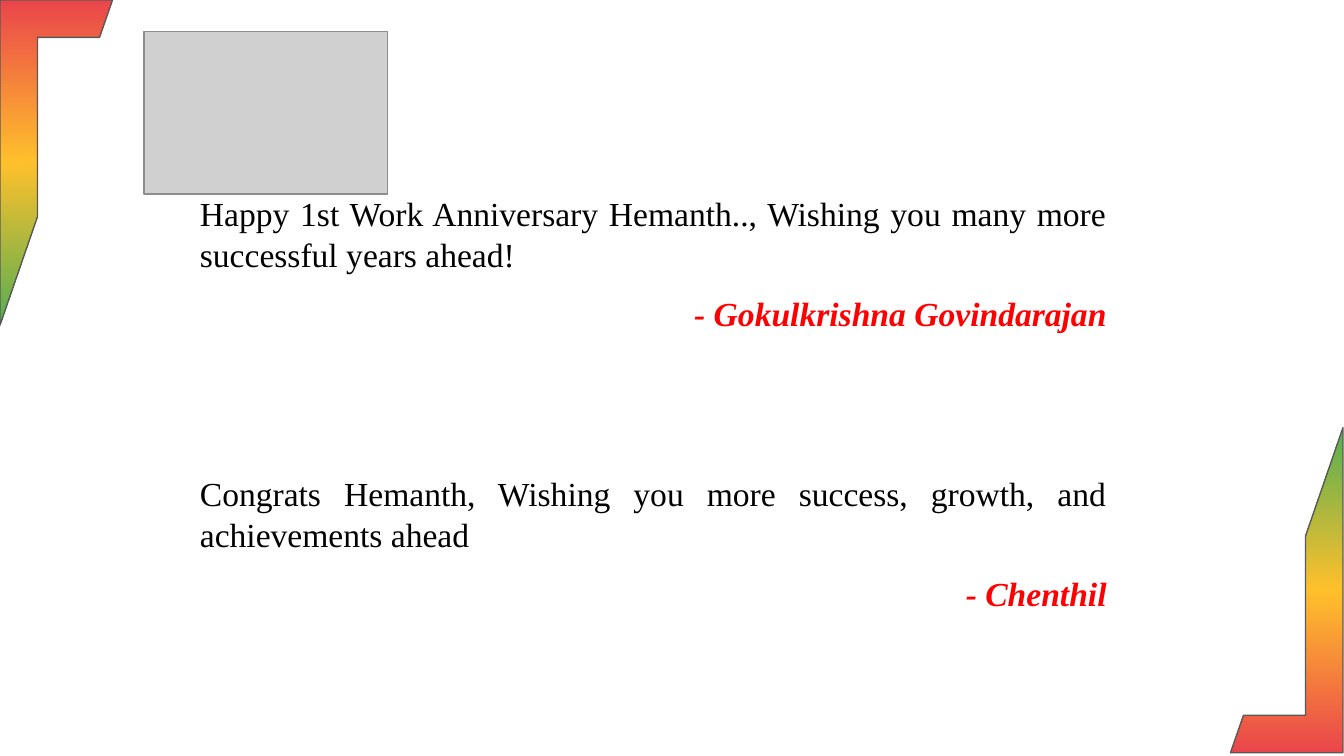
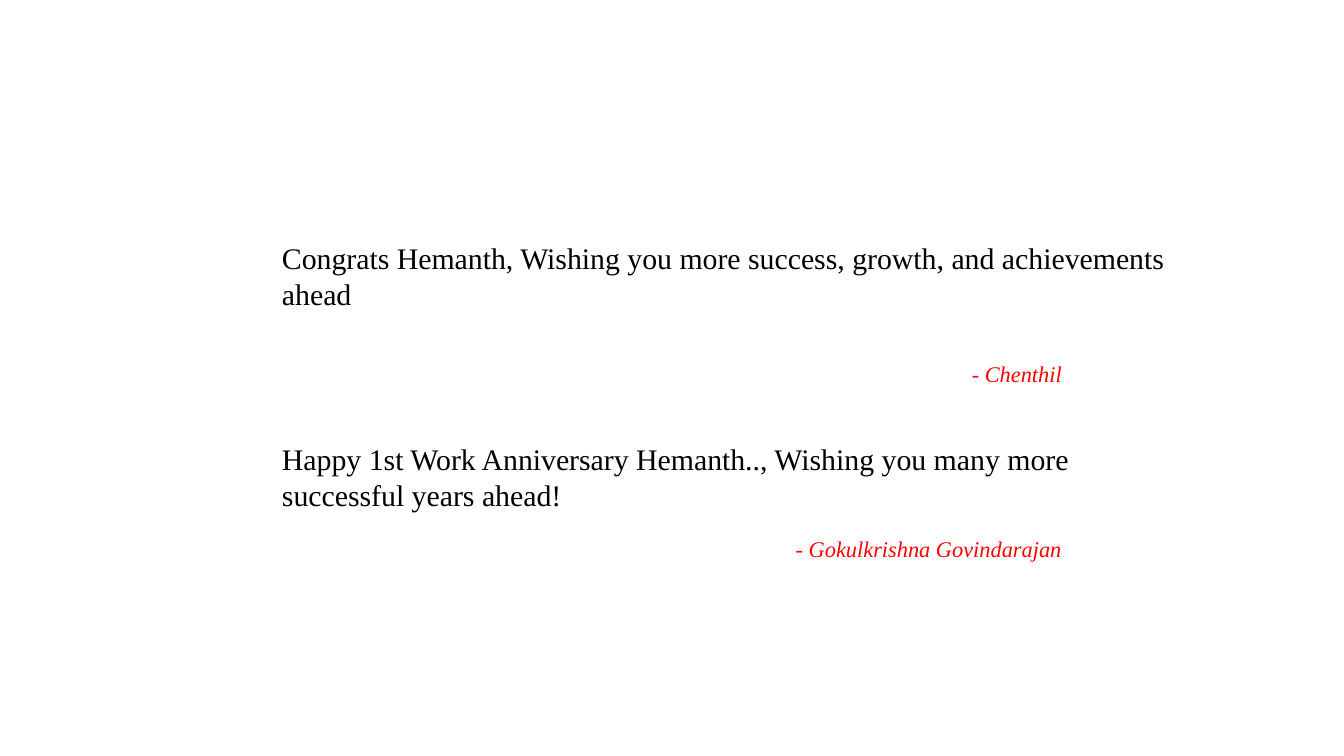
Before and after one commit to Harisudhan23/HR-automation-UI, a slide deck: slide 8 of media/Final_Anniversary_Presentation.pptx (slide 9 before the commit). Drawn at 1344x756 pixels with LibreOffice and Linux fonts; fonts in the diff are those of the drawing; grey boxes stand for pictures; background and template pictures are left out. Boxes give left, top, right and bottom in pixels: in the first picture for what was removed or moved away, otherwise in the second. Text is boxed around its words. In the diff, an @@ line names an element or a change of style, - is before the commit and + after.

```diff
--- a/media/Final_Anniversary_Presentation.pptx
+++ b/media/Final_Anniversary_Presentation.pptx
@@ half frame removed at [0, 0, 113, 325] @@
@@ picture removed at [144, 31, 388, 194] @@
@@ text "Congrats Hemanth, Wishing you more ..." at [282, 248, 1164, 306]: size 18 to 16 pt; alignment justified to left @@
@@ text "Congrats Hemanth, Wishing you more ...": place and size @@
-text "Congrats Hemanth, Wishing you more ..." at [200, 482, 1105, 548]
+text "Congrats Hemanth, Wishing you more ..." at [282, 248, 1164, 306]
@@ text "- Chenthil" at [985, 366, 1062, 383]: size 18 to 12 pt, bold off @@
@@ text "- Chenthil": place and size @@
-text "- Chenthil" at [985, 582, 1106, 607]
+text "- Chenthil" at [985, 366, 1062, 383]
@@ text "Happy 1st Work Anniversary Hemanth.., ...": place and size @@
-text "Happy 1st Work Anniversary Hemanth.., ..." at [200, 202, 1106, 273]
+text "Happy 1st Work Anniversary Hemanth.., ..." at [282, 449, 1068, 512]
@@ text "Happy 1st Work Anniversary Hemanth.., ..." at [282, 449, 1068, 512]: size 18 to 16 pt; alignment justified to left @@
@@ half frame removed at [1231, 427, 1344, 753] @@
@@ text "- Gokulkrishna Govindarajan": place and size @@
-text "- Gokulkrishna Govindarajan" at [714, 302, 1106, 332]
+text "- Gokulkrishna Govindarajan" at [809, 541, 1061, 562]
@@ text "- Gokulkrishna Govindarajan" at [809, 541, 1061, 562]: size 18 to 12 pt, bold off @@
```
Also in this commit, not shown: 8 other slides changed, 1 slide added, 3 slides removed, 4 other files.
